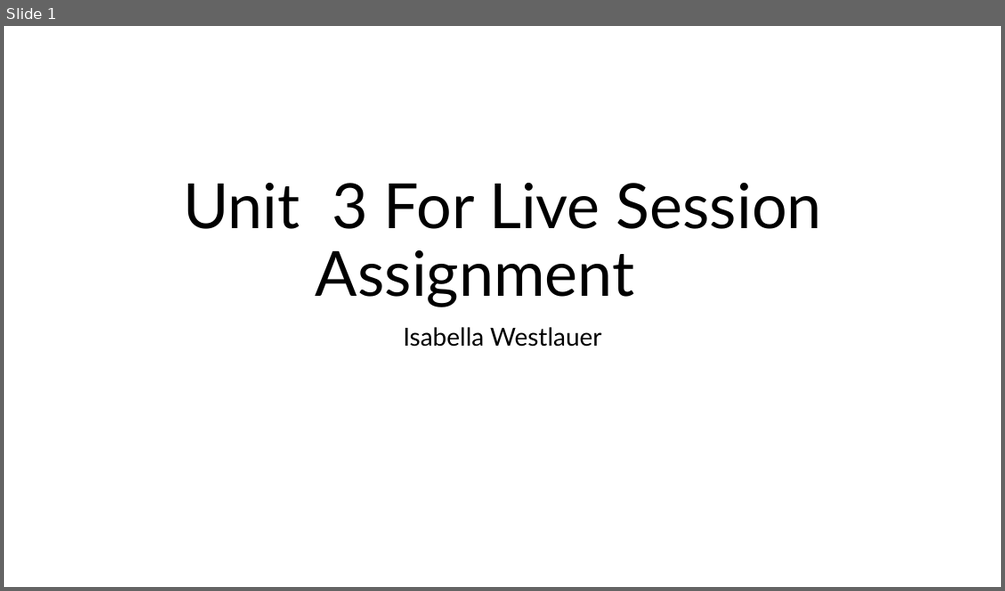
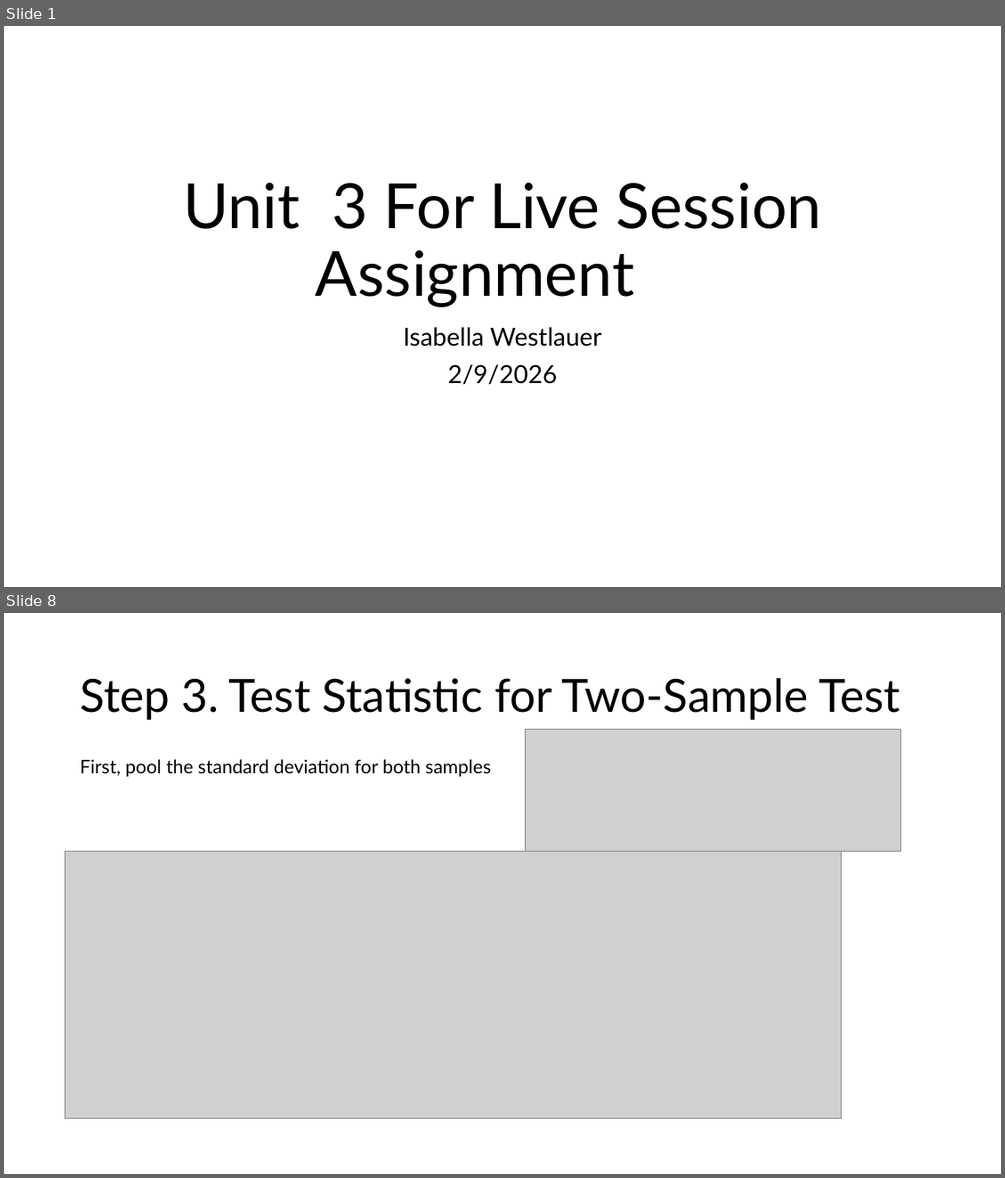
Before and after one commit to Iwestlauer/doing_data_science, a slide deck: Unit 3 Data Transformation and EDA/Isabella_Westlauer_FLS_Unit3.pptx. Shown one above the other, each under a label of ours: slide 1 before the commit, slides 1 and 8 after it; the slides between them are not shown. The pictures are 1005x591 and 1005x1178 pixels, drawn with LibreOffice and Linux fonts; fonts in the diff are those of the drawing; grey boxes stand for pictures. Boxes give left, top, right and bottom in pixels: in the first picture for what was removed or moved away, otherwise in the second. Text is boxed around its words. In the diff, an @@ line names an element or a change of style, - is before the commit and + after.

```diff
--- a/Unit 3 Data Transformation and EDA/Isabella_Westlauer_FLS_Unit3.pptx
+++ b/Unit 3 Data Transformation and EDA/Isabella_Westlauer_FLS_Unit3.pptx
@@ slide 8 added at (x1=4, y1=613, x2=1001, y2=1174), background #FFFFFF @@
@@ title added at (x1=80, y1=678, x2=900, y2=720), 44 pt, text #000000 @@
+Step 3. Test Statistic for Two-Sample Test
@@ picture added at (x1=526, y1=730, x2=900, y2=852) @@
@@ text added at (x1=80, y1=759, x2=491, y2=777), 18 pt, text #000000 @@
+First, pool the standard deviation for both samples
@@ picture added at (x1=65, y1=851, x2=842, y2=1118) @@
@@ slide 1 changed as well @@
@@ subtitle at (x1=448, y1=364, x2=558, y2=385): paragraph added @@
+2/9/2026
```
Also in this commit, not shown: 16 other slides added, 1 slide removed, 11 other files.
